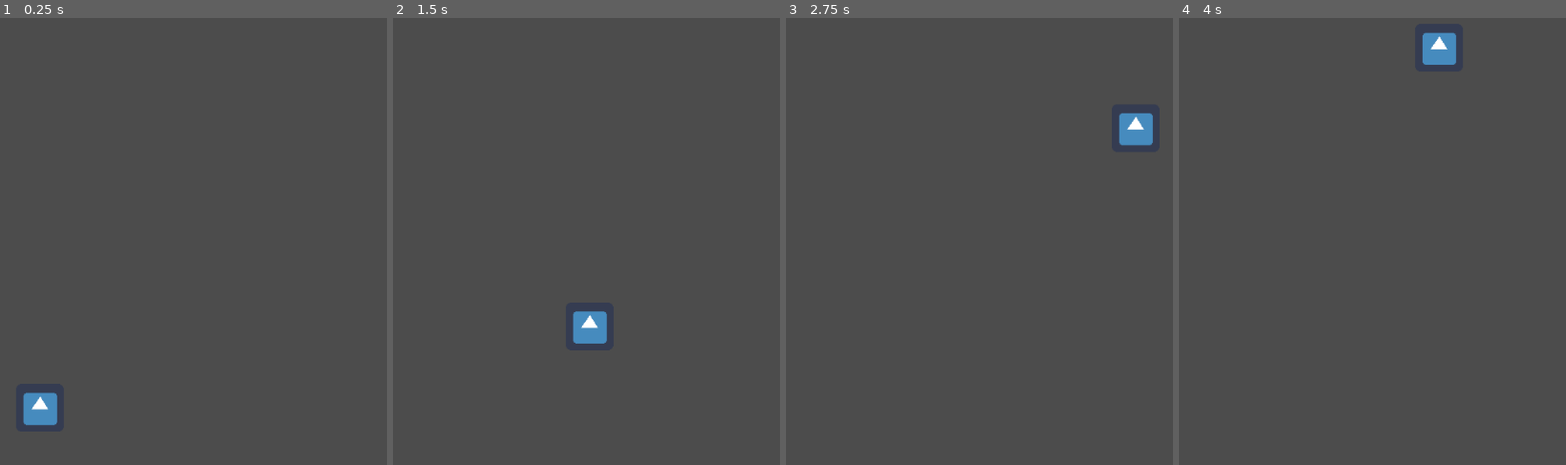
Above: before the commit, frames 1-4 (left to right).
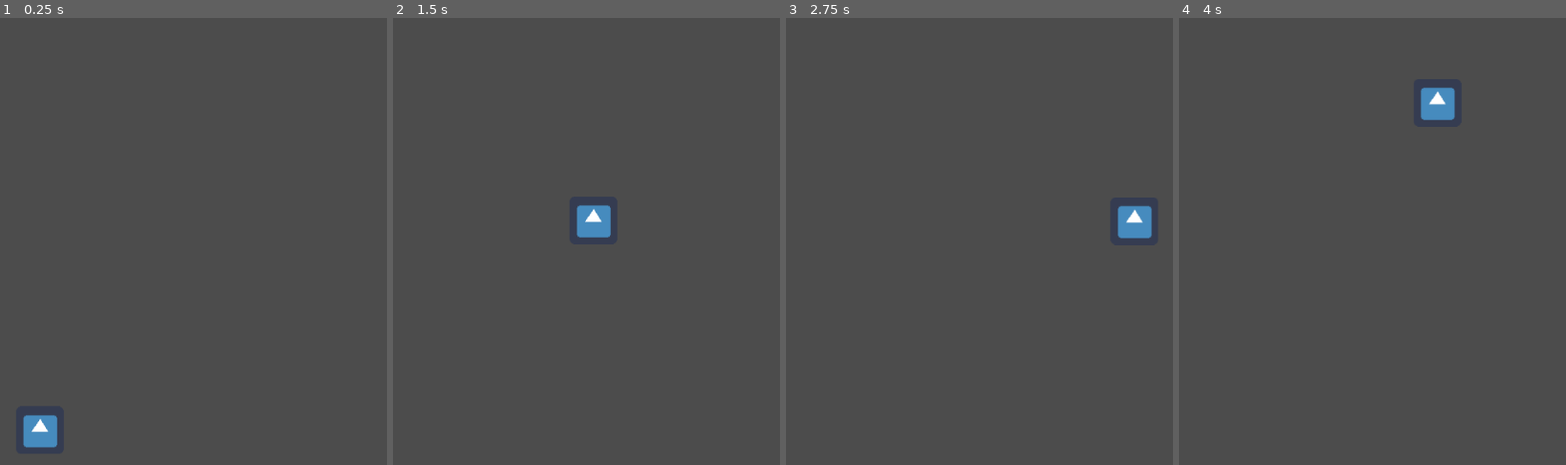
Above: after the commit, the same moments.

Repository: Praqma/GodotDevOps
Game: Godot game, scene res://MovementTesting.tscn
Same seed, same stepped clock (60 frames per second), same inputs: the game is played once before the commit and once after it. The project has no main scene, so this scene is started directly. The engine's default icon, where the game draws it, is replaced by a stand-in: a white triangle on a blue panel in a dark square.
Inputs (mouse positions are in pixels of both pictures, inside the frame that each line leads up to):
- Up to frame 1 (0.25 s): no input
- Up to frame 2 (1.5 s): tap Enter at 0.5 s; move the mouse to (656, 219) at 0.52 s; hold D (move_right) 0.53-1.25 s; tap Space (jump) at 0.6, 0.77, 1.07 s; click (656, 219) at 0.67 s; drag from (outside the picture) to (447, 330) at 1.27 s
- Up to frame 3 (2.75 s): move the mouse to (956, 143) at 2.02 s; hold D (move_right) from 2.03 s (still down); tap Space (jump) at 2.1 s
- Up to frame 4 (4 s): release D (move_right) at 2.75 s; drag from (1233, 330) to (outside the picture) at 2.77 s; move the mouse to (1500, 308) at 3.52 s; hold A (move_left) from 3.53 s (still down); tap Space (jump) at 3.6, 3.77 s

The runs differ from the first frame. In frame 1, 0.9% of the frame differs, in the area x 5-15%, y 83-97%; in frame 2, 1.3%; in frame 3, 1.3%, in the area x 85-95%, y 21-50%; in frame 4, 1.3%.

Commit message:
Add jump
WIP #6

Diff:
--- a/PlayerController.gd
+++ b/PlayerController.gd
@@ -1,7 +1,8 @@
 extends KinematicBody2D
 
 export var moveSpeed := 300.0 setget moveSpeedSet, moveSpeedGet
-export var gravity := 100.0 setget gravitySet, gravityGet
+export var gravity := 1000.0 setget gravitySet, gravityGet
+export var jumpForce := 500.0 setget jumpForceSet, jumpForceGet
 
 var moveInput := Vector2.ZERO
 var velocity := Vector2.ZERO
@@ -18,12 +19,22 @@
 func gravityGet() -> float:
 	return gravity
 
+func jumpForceSet(value : float):
+	jumpForce = value
+
+func jumpForceGet() -> float:
+	return jumpForce
+
 func _process(delta):
 		moveInput.x = Input.get_action_strength("move_right") - Input.get_action_strength("move_left")
 
 func _physics_process(delta):
 	velocity.x = moveInput.x * moveSpeed
-
+	if Input.is_action_just_pressed("jump") :
+		jump()
 	velocity.y += gravity * delta
 
 	velocity = move_and_slide_with_snap(velocity, Vector2.DOWN, Vector2.UP, true)
+
+func jump():
+	velocity.y = -jumpForce
--- a/Test/Unit/test_VerticalMovement.gd
+++ b/Test/Unit/test_VerticalMovement.gd
@@ -14,3 +14,17 @@
 	controller.free()
 # Gravity
 # Jump
+
+var jump_update_values = [[10, .1, -100.0], [5,1,300.0], [1, 2, 0.0]]
+func test_jump_velocity_updates_properly(params = use_parameters(jump_update_values)) :
+	var controller = PlayerController.new()
+	controller.gravity = 100.0
+	controller.jumpForce = 200.0
+
+	controller.jump();
+
+	simulate(controller, params[0], params[1])
+
+	assert_eq(controller.velocity.y, params[2])
+
+	controller.free()
